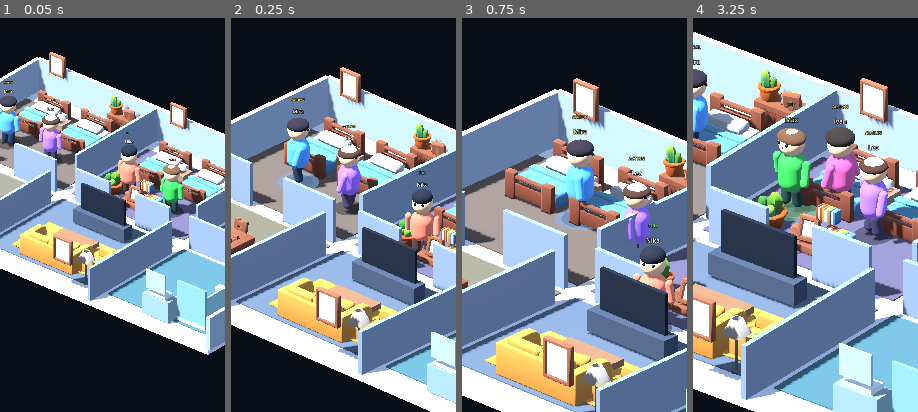
Above: before the commit, frames 1-4 (left to right).
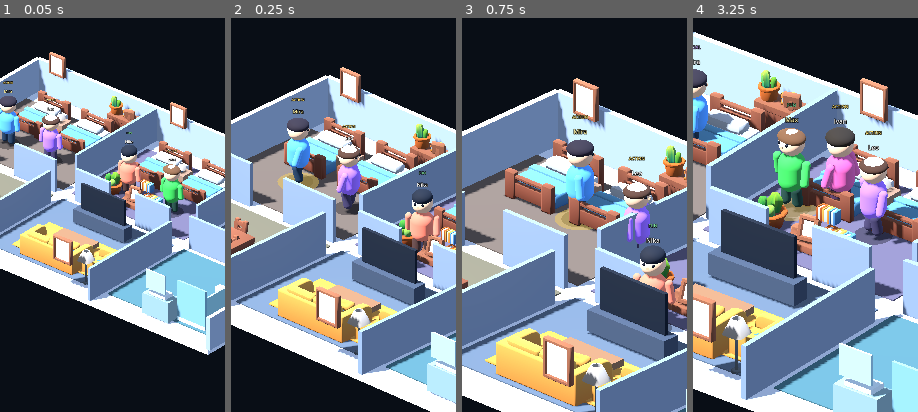
Above: after the commit, the same moments.

Repository: motomotoo2001-maker/lifebox-live
Game: Godot game, scene res://scenes/debug/visual_showcase.tscn
Two runs of this game, one before a commit and one after it. Both use one fixed random seed, a clock stepped at 60 frames per second and the inputs below. The project has no main scene, so this scene is started directly.
Inputs (mouse positions are % of the whole screen's width and height, from its top left):
- Up to frame 1 (0.05 s): no input
- Up to frame 2 (0.25 s): no input
- Up to frame 3 (0.75 s): tap Enter at 0.5 s; move the mouse to (45, 70) at 0.52 s; tap 1 at 0.6 s; click (45, 70) at 0.67 s
- Up to frame 4 (3.25 s): tap Space at 0.77, 1.52, 3.02 s; move the mouse to (80, 65) at 1.27 s; tap 2 at 1.35 s; click (80, 65) at 1.42 s; move the mouse to (20, 35) at 2.02 s; tap 3 at 2.1 s; click (20, 35) at 2.17 s; move the mouse to (55, 50) at 2.77 s; tap 4 at 2.85 s; click (55, 50) at 2.92 s
The pictures show only the part of the screen within x 28-78%, y 28-78%; the shares and areas given below are measured in that part.

Frame 1 is identical in both runs. In frame 2, 0.3% of the frame differs, in the area x 20-40%, y 39-44%; in frame 3, 0.4%; in frame 4, 0.4%, in the area x 40-55%, y 45-52%.

Commit message:
ui: strengthen selected resident marker

Diff:
--- a/scripts/presentation/characters/resident_actor_3d.gd
+++ b/scripts/presentation/characters/resident_actor_3d.gd
@@ -360,11 +360,11 @@
 
 	if is_instance_valid(selection_marker):
 		var selection_material := _material(
-			resident_color.lightened(0.28),
+			Color("ffd65a"),
 			0.7
 		)
 		selection_material.transparency = BaseMaterial3D.TRANSPARENCY_ALPHA
-		selection_material.albedo_color.a = 0.52
+		selection_material.albedo_color.a = 0.46
 		selection_material.shading_mode = BaseMaterial3D.SHADING_MODE_UNSHADED
 		selection_marker.material_override = selection_material
 		selection_marker.visible = _selected
